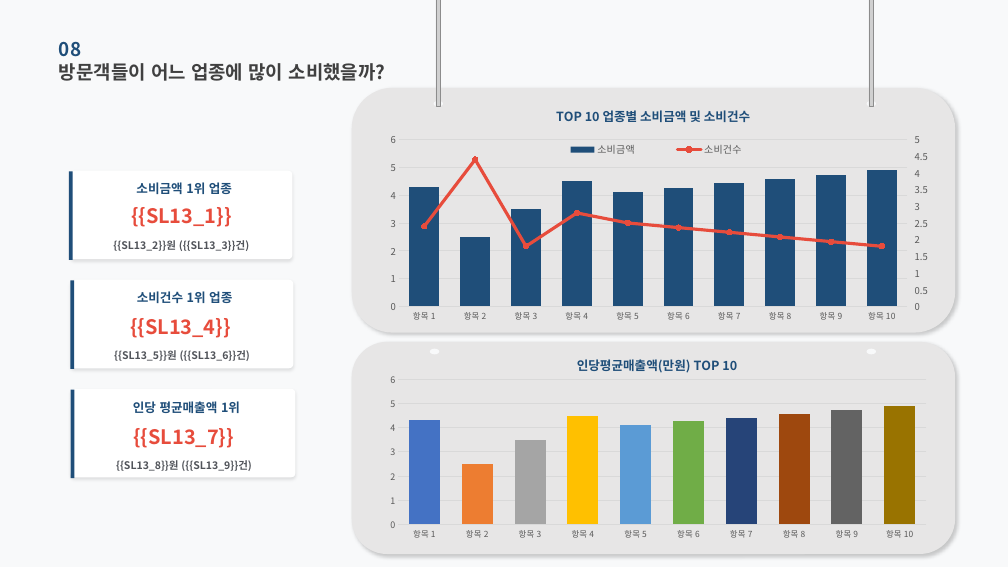
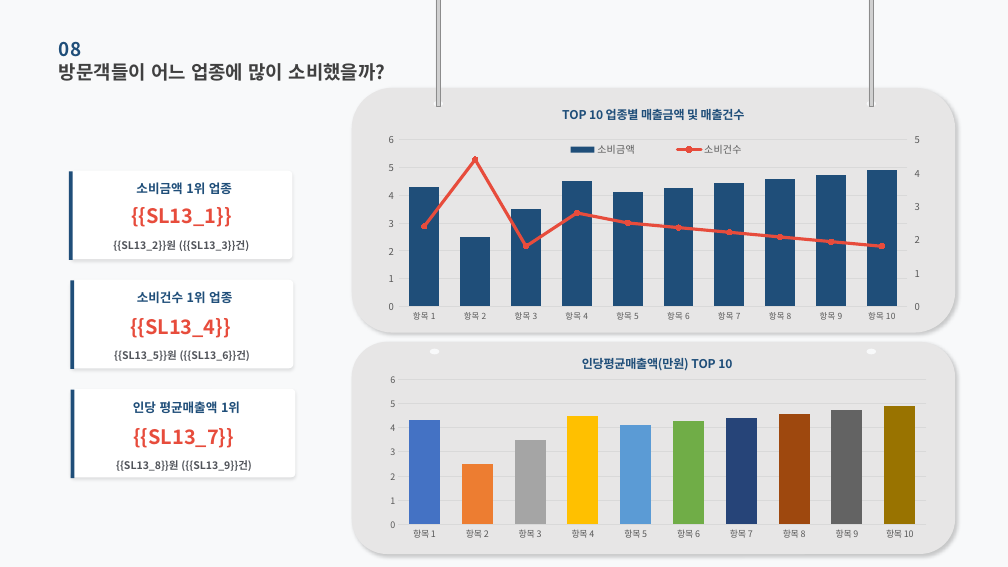
Before and after one commit to roddms/auto-report, a slide deck: slide 14 of template/master_pretendard.pptx. Drawn at 1008x567 pixels with LibreOffice and Linux fonts; fonts in the diff are those of the drawing; grey boxes stand for pictures; background and template pictures are left out. Boxes give left, top, right and bottom in pixels: in the first picture for what was removed or moved away, otherwise in the second. Text is boxed around its words. In the diff, an @@ line names an element or a change of style, - is before the commit and + after.

```diff
--- a/template/master_pretendard.pptx
+++ b/template/master_pretendard.pptx
@@ column chart at [377,94,930,332] @@
@@ title "TOP 10 업종별 소비금액 및 소비건수 " to "TOP 10 업종별 매출금액 및 매출건수 " @@
@@ value axis changed @@
@@ second value axis changed @@
@@ column chart at [377,343,938,545] @@
@@ category axis changed @@
```
Also in this commit, not shown: 23 other slides changed, 25 other files.
